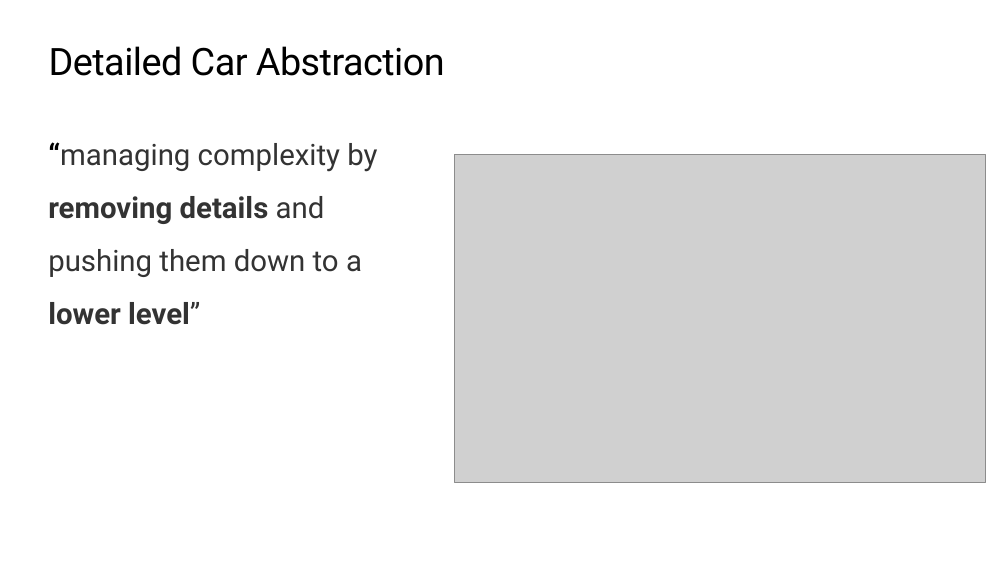
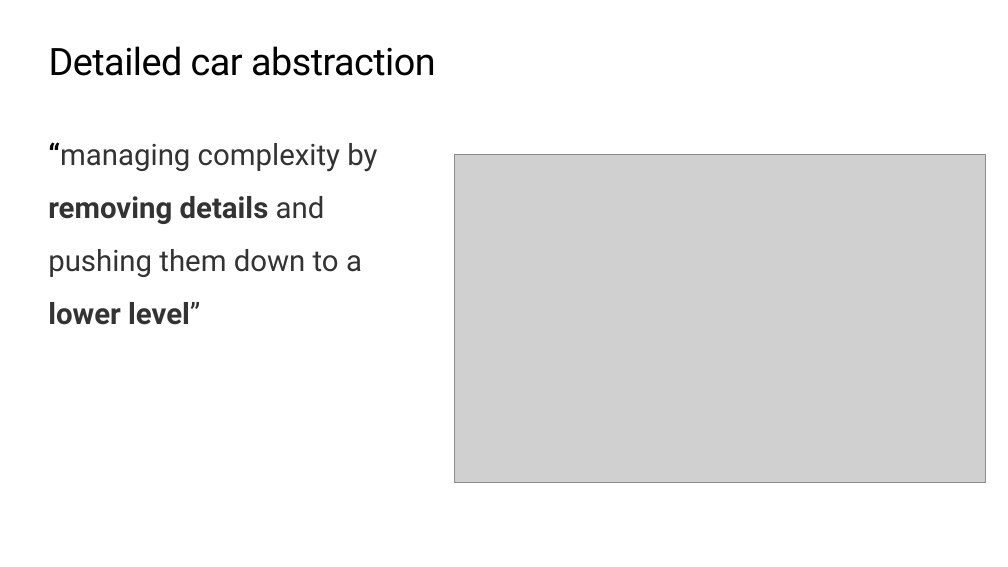
Before and after one commit to TEALSK12/2nd-semester-introduction-to-computer-science, a slide deck: slide 7 of units/3_unit/slidedecks/Intro Python 3.02 TEALS.pptx. Drawn at 1008x567 pixels with LibreOffice and Linux fonts; fonts in the diff are those of the drawing; grey boxes stand for pictures; background and template pictures are left out. Boxes give left, top, right and bottom in pixels: in the first picture for what was removed or moved away, otherwise in the second. Text is boxed around its words. In the diff, an @@ line names an element or a change of style, - is before the commit and + after.

```diff
--- a/units/3_unit/slidedecks/Intro Python 3.02 TEALS.pptx
+++ b/units/3_unit/slidedecks/Intro Python 3.02 TEALS.pptx
@@ title at (49, 46, 436, 76): text changed @@
-Detailed Car Abstraction
+Detailed car abstraction
```
Also in this commit, not shown: 14 other slides changed.
